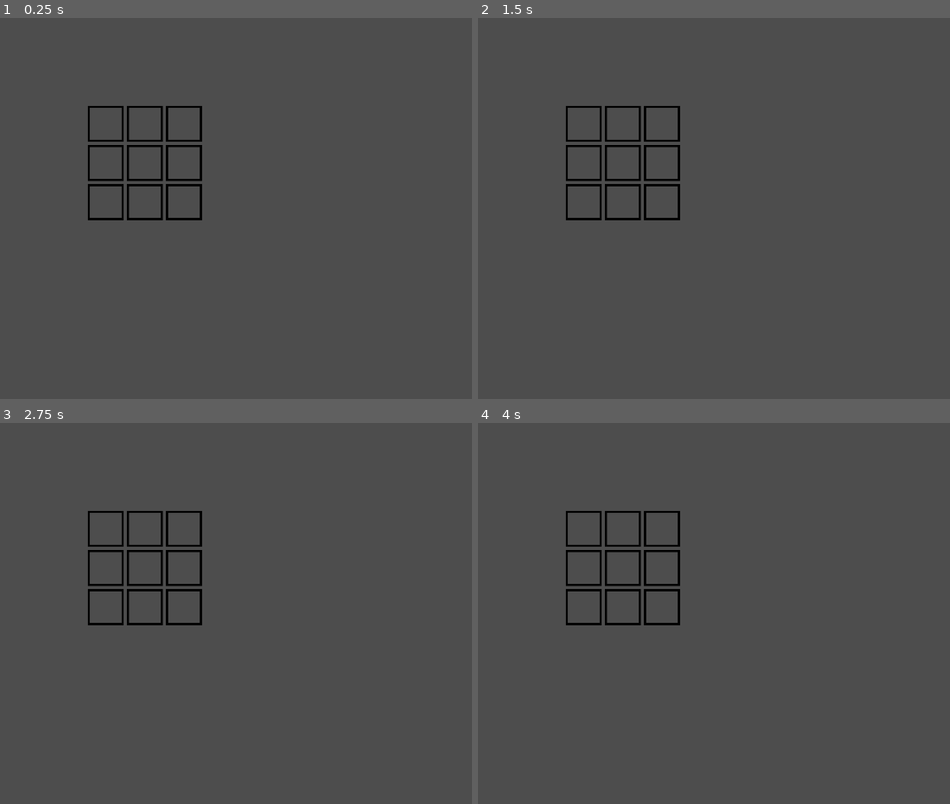
Above: before the commit, frames 1-4 (two rows, left to right).
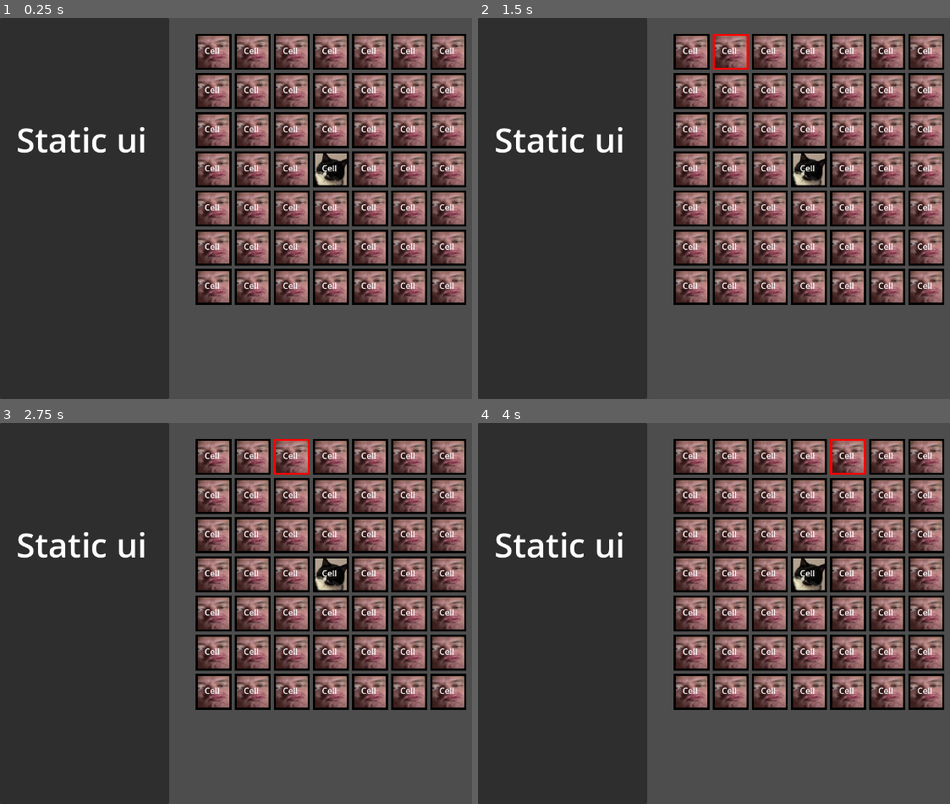
Above: after the commit, the same moments.

Repository: C0ldSt33l/Animal-raft
Game: Godot game, scene res://raft/raft editor.tscn
The game is run twice, just before and just after one commit, with the same random seed, the same clock (stepped at 60 frames per second) and the same inputs. Before the commit the project starts from res://raft/raft.tscn.
Inputs (mouse positions are in pixels of both pictures, inside the frame that each line leads up to):
- Up to frame 1 (0.25 s): no input
- Up to frame 2 (1.5 s): click (690, 52) at 0.5 s, where only the run after the commit has a clickable "Cell"; click (728, 52) at 1.25 s, where only the run after the commit has a clickable "Cell"
- Up to frame 3 (2.75 s): click (292, 457) at 2 s, where only the run after the commit has a clickable "Cell"
- Up to frame 4 (4 s): click (808, 457) at 2.75 s, where only the run after the commit has a clickable "Cell"; click (846, 457) at 3.5 s, where only the run after the commit has a clickable "Cell"

The runs differ from the first frame. In frame 1, 69% of the frame differs, in the area x 0-99%, y 0-100%; in frame 2, 69%; in frame 3, 69%; in frame 4, 69%.

Commit message:
create `Raft editor` and add usefull fucntional to `Cell`

Diff:
--- a/project.godot
+++ b/project.godot
@@ -11,7 +11,7 @@
 [application]
 
 config/name="Animal raft"
-run/main_scene="res://raft/raft.tscn"
+run/main_scene="res://raft/raft editor.tscn"
 config/features=PackedStringArray("4.3", "Forward Plus")
 config/icon="res://icon.svg"
 
--- a/raft/cell.gd
+++ b/raft/cell.gd
@@ -9,39 +9,66 @@
 }
 
 const CELL_SIZE := Vector2i(64, 64)
-const CELL_HP_ARRAY := [50, 100]
+const CELL_HP_ARRAY: Array[int] = [3, 5]
+
+const TEXTURE_ARRAY: Array[Texture2D] = [
+	preload('res://raft/centre_cell.jpg'),
+	preload('res://raft/cell_placeholder.jpg'),
+	preload('res://raft/cell_placeholder2.jpg'),
+	# preload(''),
+	# preload(''),
+]
+
+enum CELL_TEXTURE {
+	VOID_CELL = -1,
+	CENTRE_CELL,
+	BRANCH_CELL,
+	WOOD_CELL,
+	UPGRADED_BRANCH_CELL,
+	UPGRADED_WOOD_CELL,
+}
+
+const _scene := preload('res://raft/cell.tscn')
+
+static var VOID_CELL := create().apply({
+	'material_type': MATERIAL_TYPE.VOID,
+	'texture_normal': null,
+})
+static var CENTERE_CELL := create().apply({
+	'material_type': MATERIAL_TYPE.VOID,
+	'texture_normal': TEXTURE_ARRAY[CELL_TEXTURE.CENTRE_CELL],
+})
+static var BRANCH_CELL := create().apply({
+	'material_type': MATERIAL_TYPE.BRANCH,
+	'texture_normal': TEXTURE_ARRAY[CELL_TEXTURE.BRANCH_CELL],
+})
+static var WOOD_CELL := create().apply({
+	'material_type': MATERIAL_TYPE.BRANCH,
+	'texture_normal': TEXTURE_ARRAY[CELL_TEXTURE.WOOD_CELL],
+})
+
 
 @export var health: int
 
 var store_unit: Object = null
-var material_type: MATERIAL_TYPE
+var material_type: MATERIAL_TYPE :
+	set(value):
+		material_type = value
+		if value == MATERIAL_TYPE.VOID:
+			return
+		health = CELL_HP_ARRAY[value]
 
-# var enabled: bool
-
-
-func _init(
-	pos: Vector2i = Vector2i.ZERO,
-	type: MATERIAL_TYPE = MATERIAL_TYPE.VOID,
-	disable: bool = true
-) -> void:
-	self.material_type = type
-	self.health = self.CELL_HP_ARRAY[type]
-	self.set_pos(pos)
-	# self.enabled = enable
-	self.disabled = disable
+var border_color := Color.BLACK
 
 
 func _ready() -> void:
-	pass
-
-
-func _process(_delta: float) -> void:
+	#self.hide()
 	pass
 
 
 func _draw() -> void:
-	if self.disabled:
-		return
+	#if self.disabled:
+		#return
 
 	const width := 4.0
 
@@ -50,17 +77,49 @@
 	# rect.size.y -= width
 	rect.position += Vector2(width, width) / 2
 
-	draw_rect(rect, Color.BLACK, false, width)
-	# draw_texture(self.texture_normal, self.position)
+	draw_rect(rect, self.border_color, false, width)
+	#draw_texture(self.texture_normal, Vector2i(500, 500))
 
 	if self.store_unit:
 		self.store_unit._draw()
 
 
-func attach_unit(unit: Variant) -> void:
+static func create() -> Cell:
+	var cell := _scene.instantiate() as Cell
+	return cell
+
+
+func attach_unit(unit: Object) -> void:
 	print('unit is attached')
 	self.store_unit = unit
 
 
-func set_pos(pos: Vector2) -> void:
-	self.position = pos - Vector2(self.CELL_SIZE / 2)
+func apply(properties: Dictionary) -> Cell:
+	for prop in properties:
+		self[prop] = properties[prop]
+
+	return self
+
+
+func upgrade() -> void:
+	match self.material_type:
+		MATERIAL_TYPE.BRANCH:
+			pass
+		MATERIAL_TYPE.WOOD:
+			pass
+		_:
+			print('this cell cant be upgraded')
+
+
+func _on_mouse_entered() -> void:
+	print('description is showed')
+	self.border_color = Color.RED
+
+
+func _on_mouse_exited() -> void:
+	print('description is hided')
+	self.border_color = Color.BLACK
+
+
+func _on_pressed() -> void:
+	self.texture_normal = self.TEXTURE_ARRAY[1]
--- a/raft/cell.tscn
+++ b/raft/cell.tscn
@@ -27,3 +27,7 @@
 horizontal_alignment = 1
 vertical_alignment = 1
 metadata/_edit_lock_ = true
+
+[connection signal="mouse_entered" from="." to="." method="_on_mouse_entered"]
+[connection signal="mouse_exited" from="." to="." method="_on_mouse_exited"]
+[connection signal="pressed" from="." to="." method="_on_pressed"]
--- /dev/null
+++ b/raft/raft editor.tscn
@@ -0,0 +1,28 @@
+[gd_scene load_steps=3 format=3 uid="uid://bsgfahli3bfsh"]
+
+[ext_resource type="PackedScene" uid="uid://ctdk6gh38vany" path="res://raft/raft.tscn" id="1_mw8v2"]
+[ext_resource type="Script" path="res://raft/raft_editor.gd" id="1_yecm0"]
+
+[node name="RaftEditor" type="Node2D"]
+script = ExtResource("1_yecm0")
+
+[node name="Raft" parent="." instance=ExtResource("1_mw8v2")]
+position = Vector2(370, 30)
+
+[node name="dead_zone" type="Panel" parent="."]
+anchors_preset = 9
+anchor_bottom = 1.0
+offset_right = 320.0
+offset_bottom = 720.0
+grow_vertical = 2
+metadata/_edit_group_ = true
+
+[node name="Label" type="Label" parent="dead_zone"]
+layout_mode = 0
+offset_left = 31.0
+offset_top = 185.0
+offset_right = 278.0
+offset_bottom = 450.0
+theme_override_font_sizes/font_size = 64
+text = "Static ui"
+metadata/_edit_lock_ = true
--- a/raft/raft.gd
+++ b/raft/raft.gd
@@ -3,55 +3,45 @@
 
 
 const ARRAY_SIZE := Vector2i(7, 7)
-const CENTRAL_CELL_POS := Vector2i(3, 3)
-const CELL_START_POS := Vector2i(50, 50)
+const CENTRE_CELL_POS := Vector2i(3, 3)
 var cells: Array[Cell] = []
 
-@export var health: int
 @export var speed: int
 @export var fov: float
 
 @export var cell_scen: PackedScene
 
 
-func _init() -> void:
-	pass
-
-
 func _ready() -> void:
-	var cur_pos := self.CELL_START_POS
+	var cur_pos := Vector2i.ZERO
 	for row in range(self.ARRAY_SIZE.x):
 		for col in range(self.ARRAY_SIZE.y):
-			var cell := Cell.new(cur_pos)
+			var cell := Cell.BRANCH_CELL.duplicate() as Cell
+			cell.position = cur_pos
 			self.cells.append(cell)
 			cur_pos.x += Cell.CELL_SIZE.x + 10
 
 			self.add_child(cell)
 
 		cur_pos.y += Cell.CELL_SIZE.y + 10
-		cur_pos.x = self.CELL_START_POS.x
+		cur_pos.x = 0
 
 	self._make_cells_enabled([
-		self.CENTRAL_CELL_POS,
+		self.CENTRE_CELL_POS,
 
-		self.CENTRAL_CELL_POS + Vector2i(1, 1),
-	 	self.CENTRAL_CELL_POS + Vector2i(0, 1),
-   		self.CENTRAL_CELL_POS + Vector2i(-1, 1),
+		self.CENTRE_CELL_POS + Vector2i(1, 1),
+	 	self.CENTRE_CELL_POS + Vector2i(0, 1),
+   		self.CENTRE_CELL_POS + Vector2i(-1, 1),
 
-		self.CENTRAL_CELL_POS + Vector2i(1, -1),
-		self.CENTRAL_CELL_POS + Vector2i(0, -1)	,
-		self.CENTRAL_CELL_POS + Vector2i(-1, -1),
+		self.CENTRE_CELL_POS + Vector2i(1, -1),
+		self.CENTRE_CELL_POS + Vector2i(0, -1)	,
+		self.CENTRE_CELL_POS + Vector2i(-1, -1),
 
-		self.CENTRAL_CELL_POS + Vector2i(1, 0),
-		self.CENTRAL_CELL_POS + Vector2i(-1, 0),
+		self.CENTRE_CELL_POS + Vector2i(1, 0),
+		self.CENTRE_CELL_POS + Vector2i(-1, 0),
 	])
 
-
-	# for i in range(self.ARRAY_SIZE.x):
-	# 	var line: String
-	# 	for j in range(self.ARRAY_SIZE.y):
-	# 		line += str(self.cells[i + j].position)
-	# 	print(line)
+	self.replace_cell(self.CENTRE_CELL_POS, Cell.CENTERE_CELL.duplicate())
 
 
 func change_cell(pos: Vector2i, new_cell: Cell) -> void:
@@ -67,6 +57,20 @@
 	return self.cells[line + col]
 
 
+func get_centre_cell() -> Cell:
+	return self.get_cell(self.CENTRE_CELL_POS)
+
+
+func replace_cell(pos: Vector2i, cell: Cell) -> void:
+	var index := pos.x * self.ARRAY_SIZE.x + pos.y
+	cell.position =  self.cells[index].position
+
+	remove_child(self.cells[index])
+
+	self.cells[index] = cell
+	add_child(cell)
+
+
 func _swap_cells(pos_1: Vector2i, pos_2: Vector2i) -> void:
 	var cell_1 := self.get_cell(pos_1)
 	var cell_2 := self.get_cell(pos_2)
@@ -78,4 +82,6 @@
 
 func _make_cells_enabled(positions: Array[Vector2i]) -> void:
 	for pos in positions:
-		self.get_cell(pos).disabled = false
+		var cell := self.get_cell(pos)
+		# cell.disabled = false
+		cell.show()
--- /dev/null
+++ b/raft/raft_editor.gd
@@ -0,0 +1,10 @@
+extends Node2D
+
+
+var selected_raft_cell: Cell = null
+var selected_animal: Object = null
+var selected_building: Object = null
+
+
+func _process(_delta: float) -> void:
+	pass
Binary file added: raft/cell_placeholder2.jpg
Not shown, added: raft/cell_placeholder2.jpg.import
Binary file added: raft/centre_cell.jpg
Not shown, added: raft/centre_cell.jpg.import
Not shown, added: raft/rafAC0B.tmp
Not shown, added: raft/tasks.md
